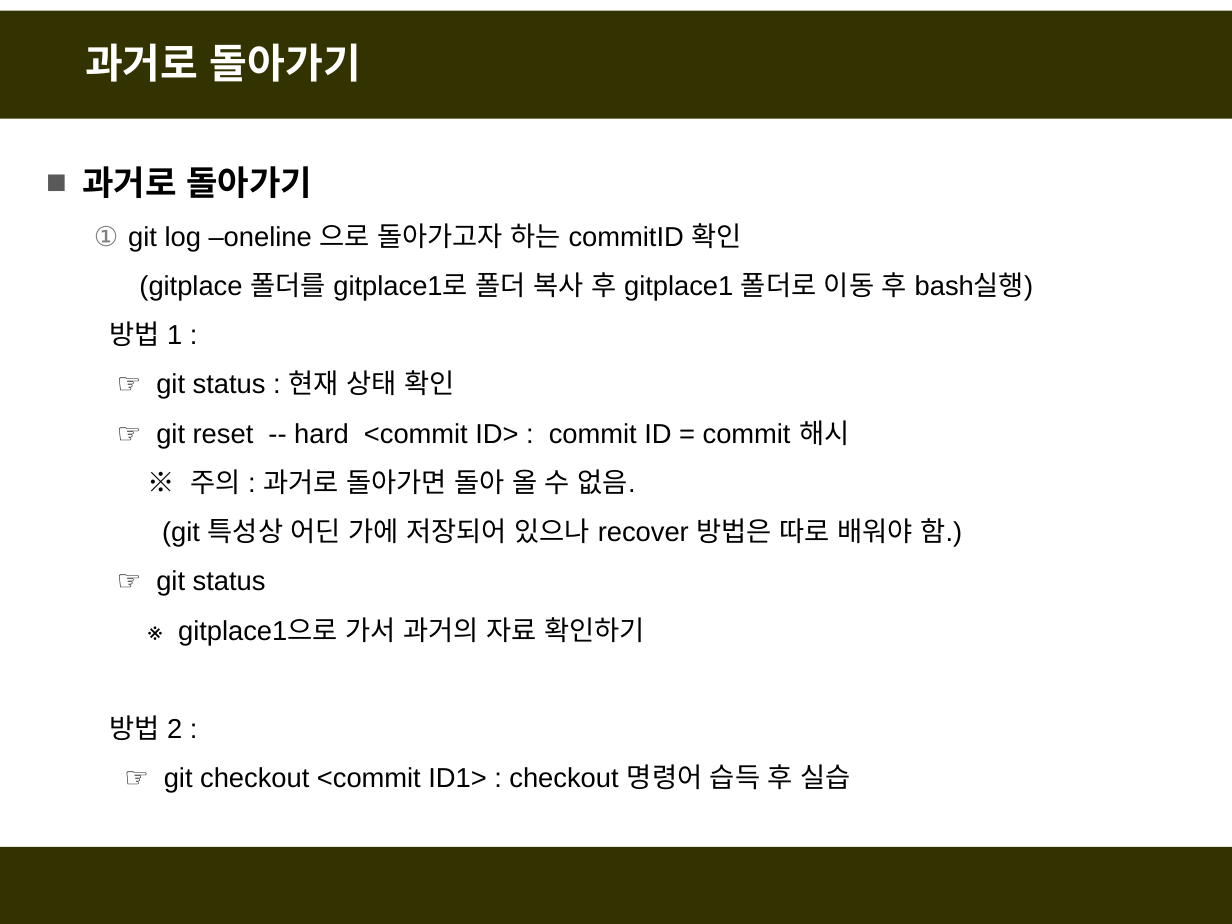
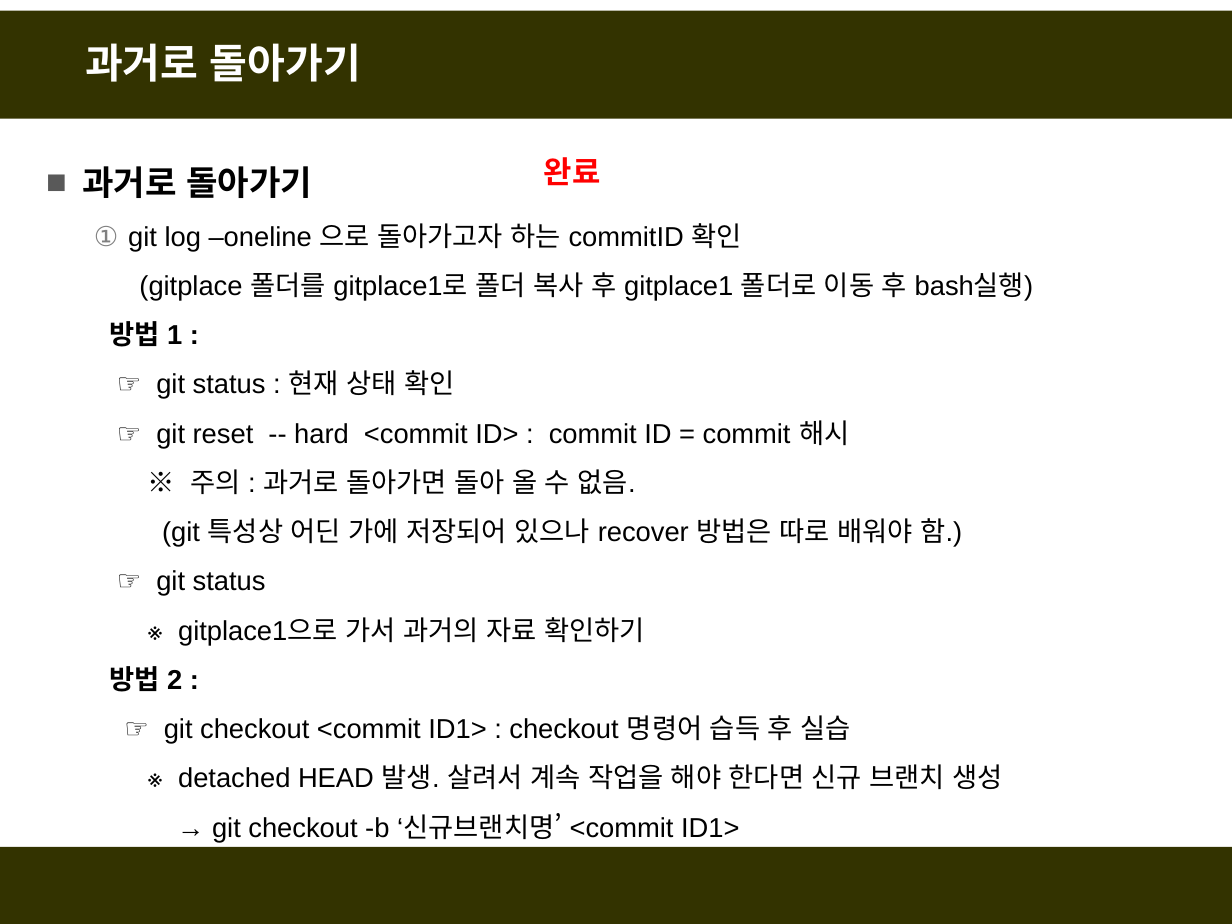
Before and after one commit to fasthill/github-lecture, a slide deck: slide 23 of git및github첫걸음.pptx. Drawn at 1232x924 pixels with LibreOffice and Linux fonts; fonts in the diff are those of the drawing. Boxes give left, top, right and bottom in pixels: in the first picture for what was removed or moved away, otherwise in the second. Text is boxed around its words. In the diff, an @@ line names an element or a change of style, - is before the commit and + after.

```diff
--- a/git및github첫걸음.pptx
+++ b/git및github첫걸음.pptx
@@ text added at bbox=[544, 157, 601, 186], 18 pt, text #FF0000, bold @@
+완료
@@ text at bbox=[109, 321, 182, 692]: bold on in "방법 1 :", "방법 2 :" @@
@@ text at bbox=[178, 764, 1003, 842]: paragraphs added @@
+  ※ detached HEAD 발생. 살려서 계속 작업을 해야 한다면 신규 브랜치 생성
+  → git checkout -b ‘신규브랜치명’ <commit ID1>
```
Also in this commit, not shown: 2 other slides changed.
